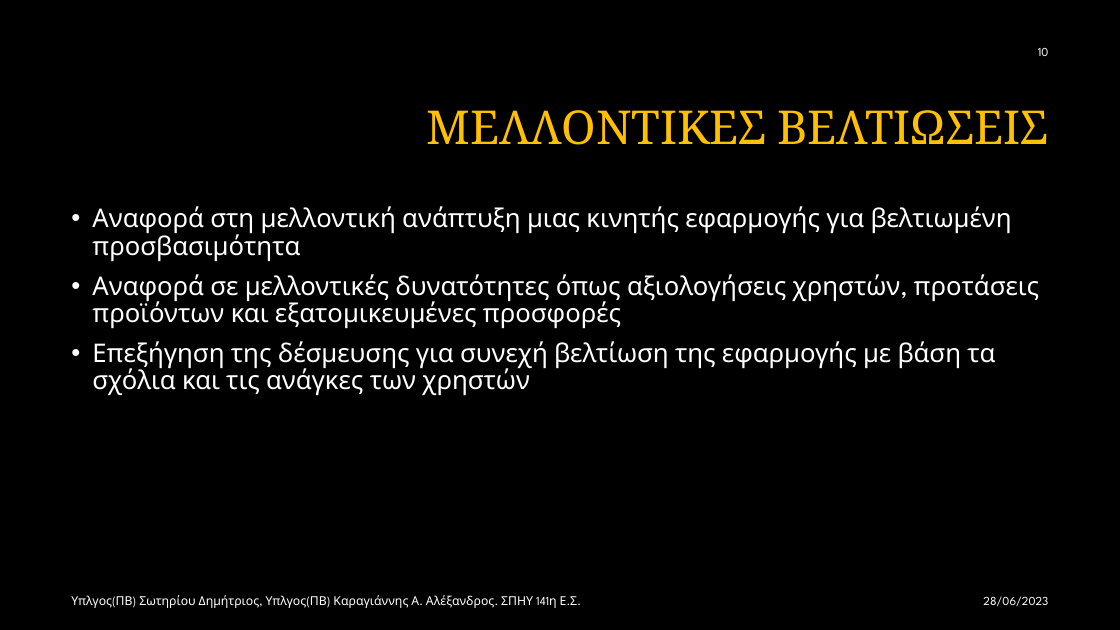
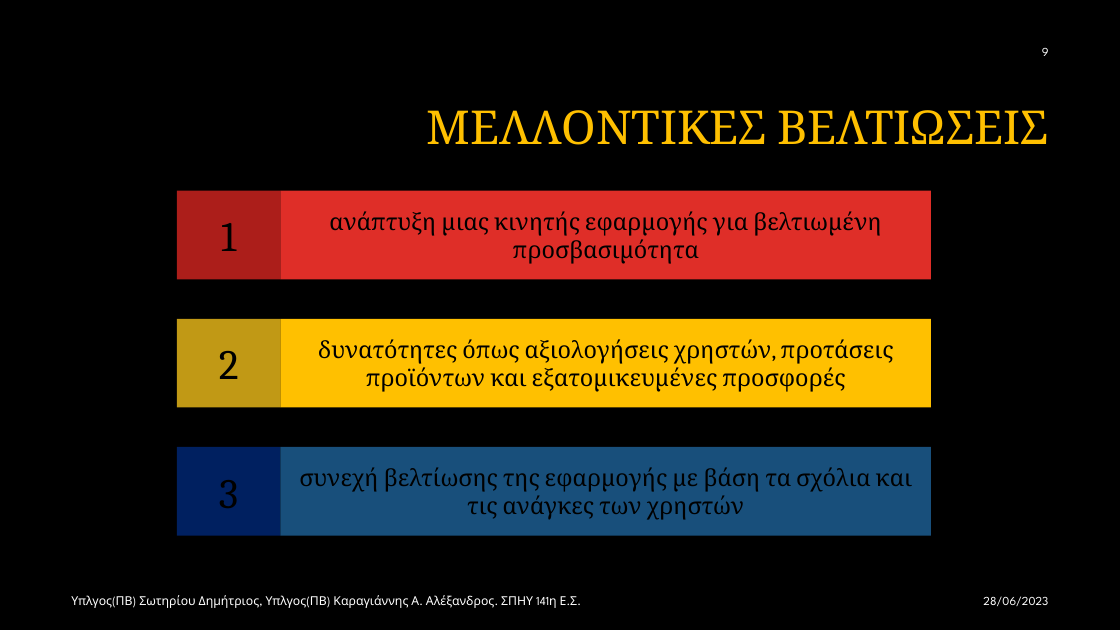
Before and after one commit to Alan-III/GroupBuy, a slide deck: slide 23 of GroupBuy.pptx (slide 19 before the commit). Drawn at 1120x630 pixels with LibreOffice and Linux fonts; fonts in the diff are those of the drawing; background and template pictures are left out. Boxes give left, top, right and bottom in pixels: in the first picture for what was removed or moved away, otherwise in the second. Text is boxed around its words. In the diff, an @@ line names an element or a change of style, - is before the commit and + after.

```diff
--- a/GroupBuy.pptx
+++ b/GroupBuy.pptx
@@ text at (1042,48,1049,56): text changed @@
-10
+9
@@ text removed at (92,206,1039,395) @@
-• Αναφορά στη μελλοντική ανάπτυξη μιας κινητής εφαρμογής για βελτιωμένη προσβασιμότητα
-• Αναφορά σε μελλοντικές δυνατότητες όπως αξιολογήσεις χρηστών, προτάσεις προϊόντων και εξατομικευμένες προσφορές
-• Επεξήγηση της δέσμευσης για συνεχή βελτίωση της εφαρμογής με βάση τα σχόλια και τις ανάγκες των χρηστών
@@ rectangle added at (177,191,281,280), fill #AC1E1A, 36 pt, text #000000 @@
+1
@@ rectangle added at (281,191,931,280), fill #DF2E28, 20 pt, text #000000 @@
+ανάπτυξη μιας κινητής εφαρμογής για βελτιωμένη προσβασιμότητα
@@ rectangle added at (177,319,281,408), fill #C19915, 36 pt, text #000000 @@
+2
@@ rectangle added at (281,319,931,408), fill #FFC000, 20 pt, text #000000 @@
+δυνατότητες όπως αξιολογήσεις χρηστών, προτάσεις προϊόντων και εξατομικευμένες προσφορές
@@ rectangle added at (177,447,281,536), fill #002060, 36 pt, text #000000 @@
+3
@@ rectangle added at (281,447,931,536), fill #184F7B, 20 pt, text #000000 @@
+συνεχή βελτίωσης της εφαρμογής με βάση τα σχόλια και τις ανάγκες των χρηστών
```
Also in this commit, not shown: 17 other slides changed, 4 slides added, 5 other files.
